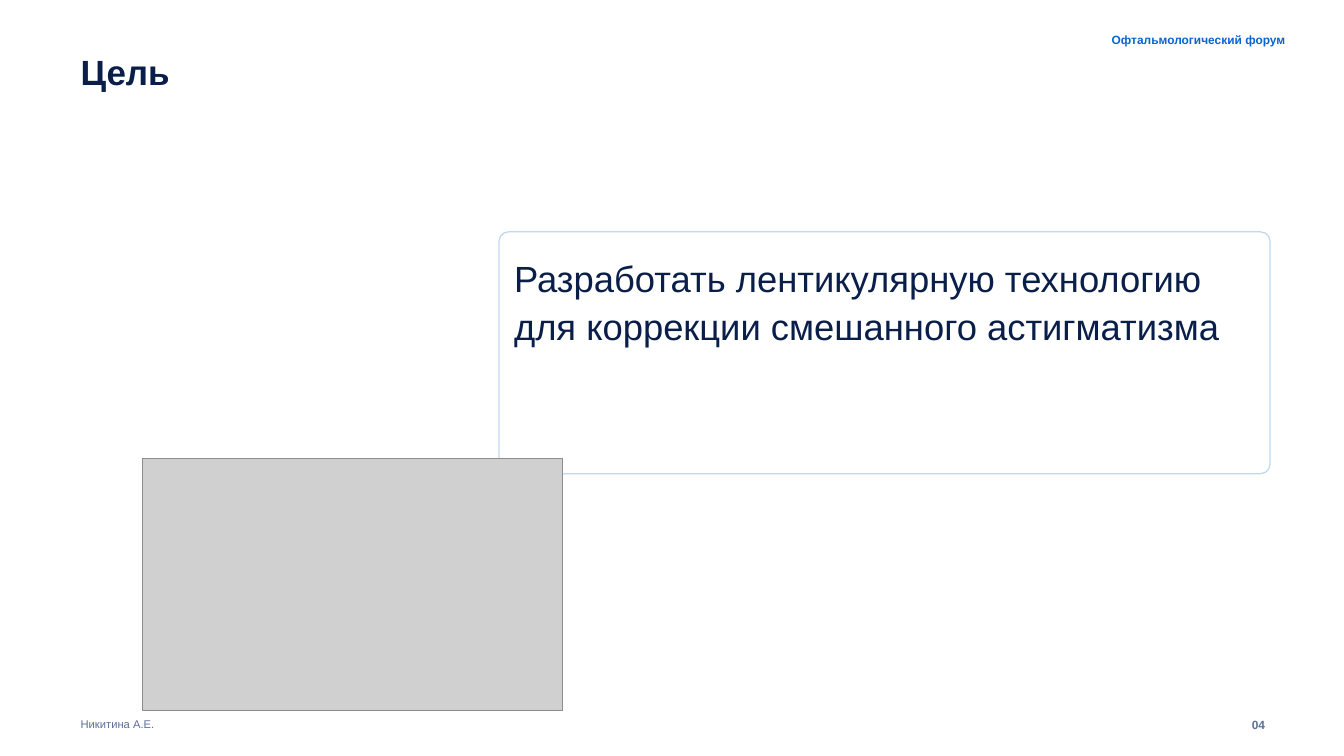
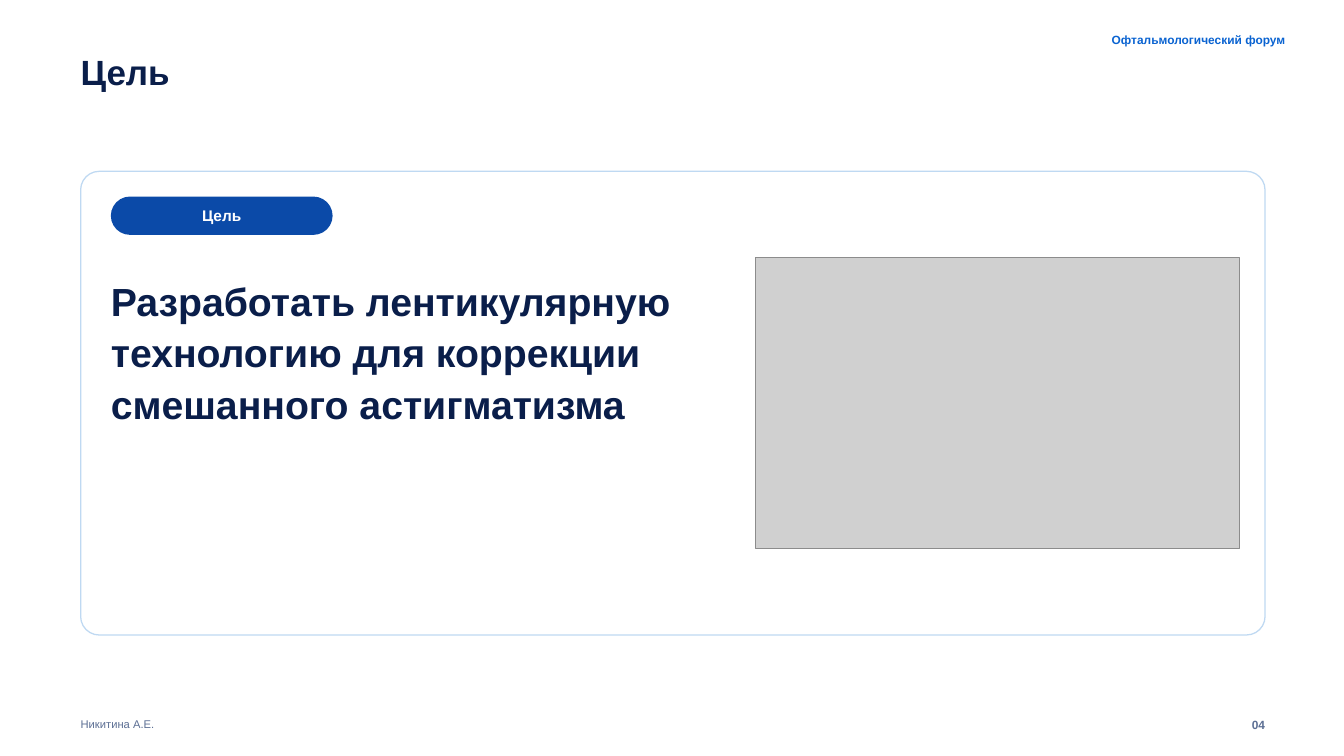
Before and after one commit to anastasianik2403-source/Mixed-astigmatism-calculator, a slide deck: slide 4 of presentations/Template12_Blue-Corporate.pptx. Drawn at 1344x756 pixels with LibreOffice and Linux fonts; fonts in the diff are those of the drawing; grey boxes stand for pictures; background and template pictures are left out. Boxes give left, top, right and bottom in pixels: in the first picture for what was removed or moved away, otherwise in the second. Text is boxed around its words. In the diff, an @@ line names an element or a change of style, - is before the commit and + after.

```diff
--- a/presentations/Template12_Blue-Corporate.pptx
+++ b/presentations/Template12_Blue-Corporate.pptx
@@ rounded rectangle: place and size @@
-rounded rectangle at [499, 232, 1270, 474]
+rounded rectangle at [81, 171, 1265, 635]
@@ rounded rectangle added at [111, 197, 333, 235], fill #0B4AA8 @@
@@ text added at [202, 210, 241, 224], 11 pt, text #FFFFFF, bold @@
+Цель
@@ picture: place and size @@
-picture at [143, 459, 563, 711]
+picture at [756, 258, 1240, 548]
@@ text "Разработать лентикулярную технологию для коррекции ...": place and size @@
-text "Разработать лентикулярную технологию для коррекции ..." at [514, 265, 1219, 348]
+text "Разработать лентикулярную технологию для коррекции ..." at [111, 287, 670, 420]
@@ text "Разработать лентикулярную технологию для коррекции ..." at [111, 287, 670, 420]: size 26 to 28 pt, bold on @@
```
Also in this commit, not shown: 5 other slides changed, 7 other files.
